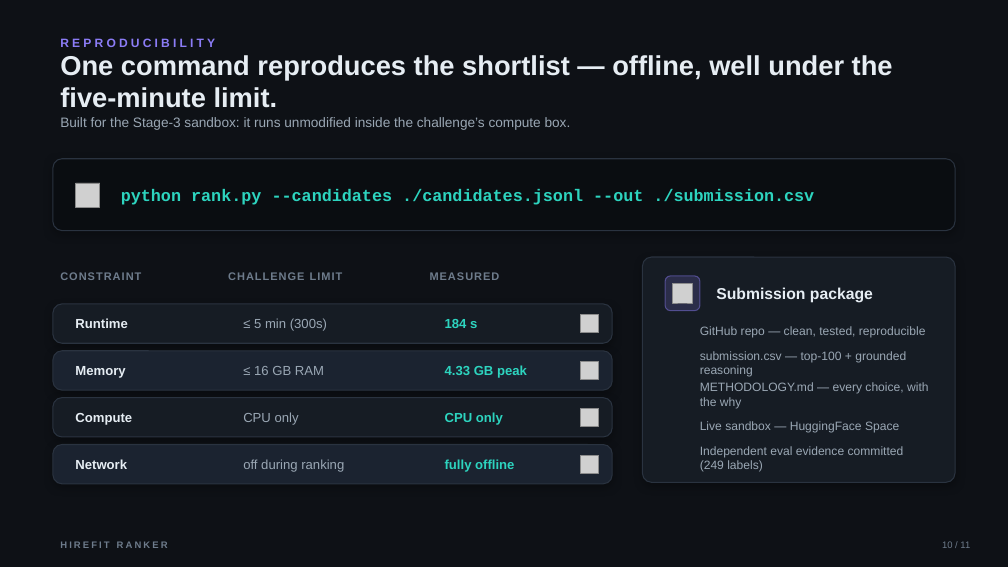
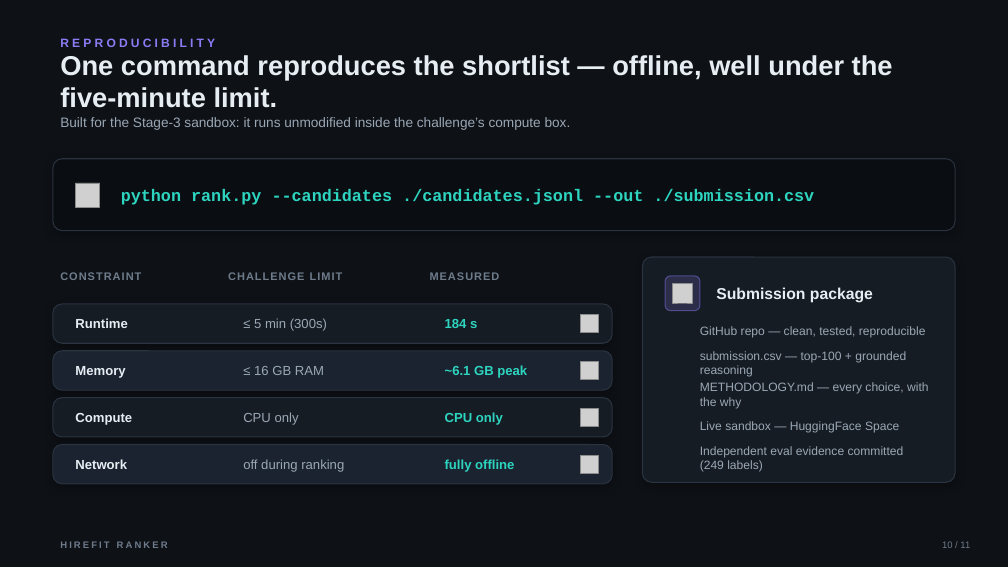
Before and after one commit to bansalbhunesh/redrob-hirefit-ranker, a slide deck: slide 10 of docs/HireFit_Ranker_Redrob_POLISHED.pptx. Drawn at 1008x567 pixels with LibreOffice and Linux fonts; fonts in the diff are those of the drawing; grey boxes stand for pictures; background and template pictures are left out. Boxes give left, top, right and bottom in pixels: in the first picture for what was removed or moved away, otherwise in the second. Text is boxed around its words. In the diff, an @@ line names an element or a change of style, - is before the commit and + after.

```diff
--- a/docs/HireFit_Ranker_Redrob_POLISHED.pptx
+++ b/docs/HireFit_Ranker_Redrob_POLISHED.pptx
@@ text at (x1=445, y1=365, x2=527, y2=378): text changed @@
-4.33 GB peak
+~6.1 GB peak
```
Also in this commit, not shown: 2 other slides changed, 5 other files.
